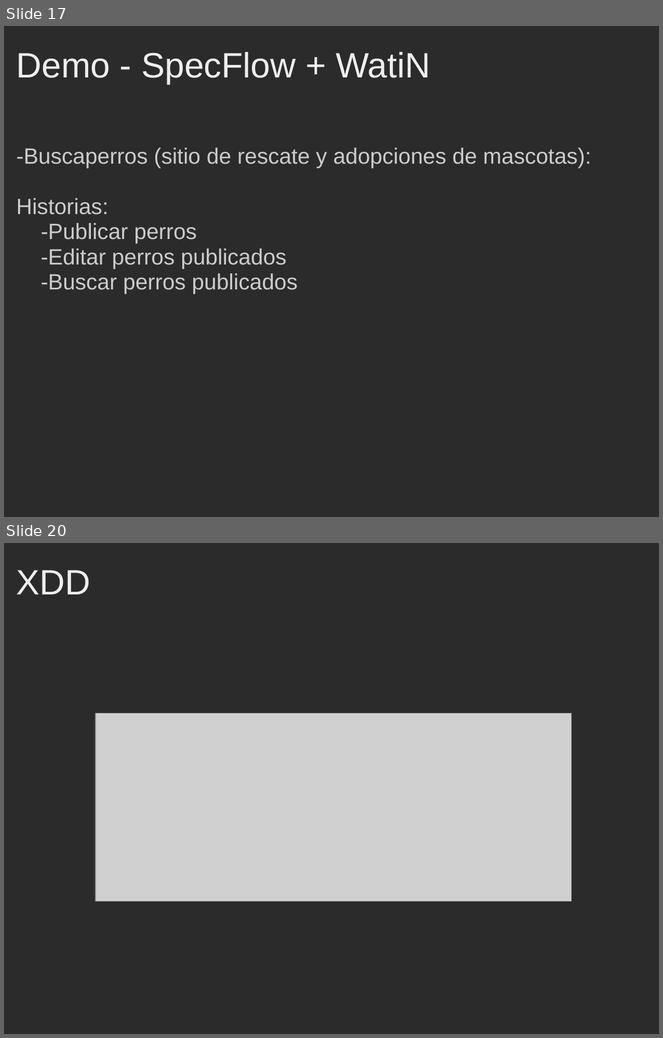
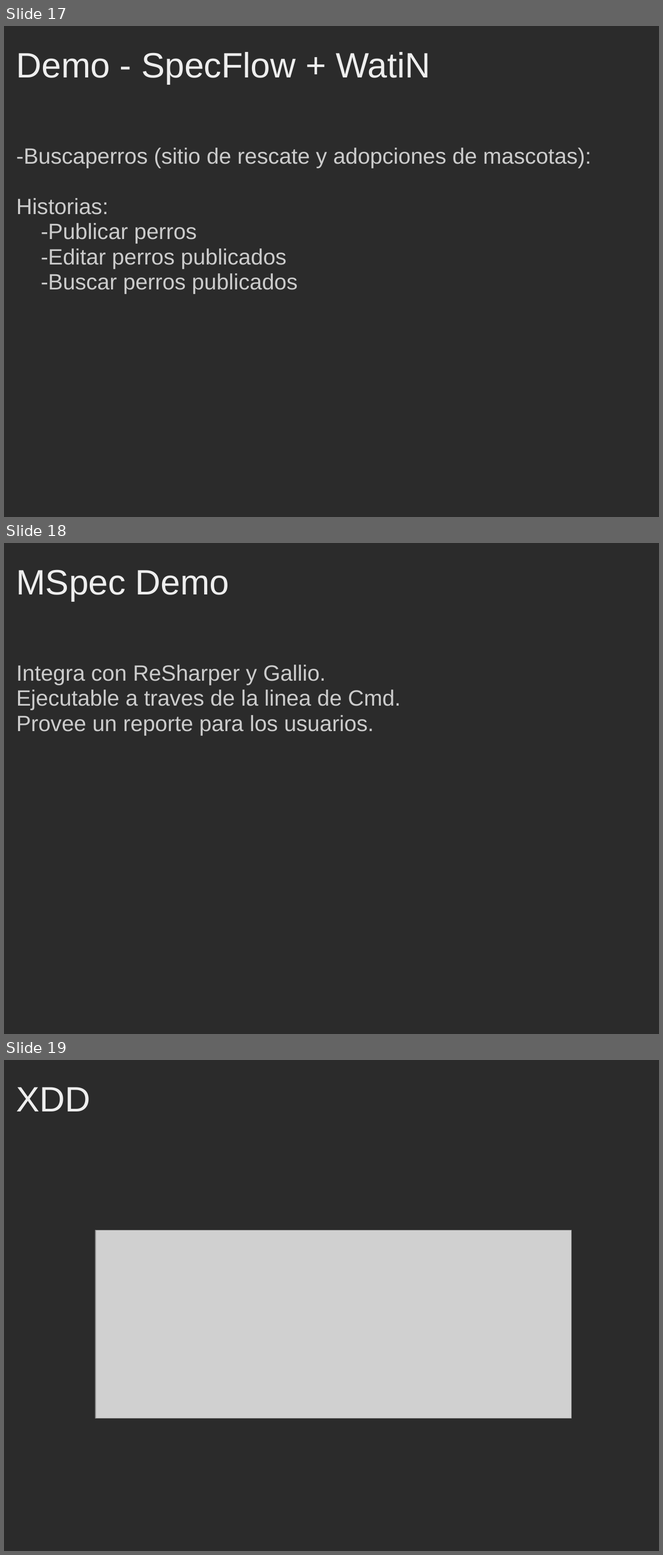
Before and after one commit to hgarcia/DynamicProg, a slide deck: Talks/BDD_AltNet_Hispano/Presentation/BDD_AltNet_Hispano.ppt. Shown one above the other, each under a label of ours: slides 17 and 20 before the commit, slides 17, 18 and 19 after it; the slides between them are not shown. The pictures are 663x1038 and 663x1555 pixels, drawn with LibreOffice and Linux fonts; fonts in the diff are those of the drawing; grey boxes stand for pictures; background and template pictures are left out; a plain dark background stands for a picture behind light text. Boxes give left, top, right and bottom in pixels: in the first picture for what was removed or moved away, otherwise in the second. Text is boxed around its words. In the diff, an @@ line names an element or a change of style, - is before the commit and + after.

```diff
--- a/Talks/BDD_AltNet_Hispano/Presentation/BDD_AltNet_Hispano.ppt
+++ b/Talks/BDD_AltNet_Hispano/Presentation/BDD_AltNet_Hispano.ppt
@@ slide 18 added at <box>4,543,659,1034</box>, background picture (left out) @@
@@ title added at <box>16,570,230,601</box>, 43 pt, text #EEEEEE @@
+MSpec Demo
@@ text added at <box>16,665,401,735</box>, 27 pt, text #CCCCCC @@
+Integra con ReSharper y Gallio.
+Ejecutable a traves de la linea de Cmd.
+Provee un reporte para los usuarios.
@@ what was slide 20 is now slide 19 @@
```
Also in this commit, not shown: 2 slides removed, 9 other files.
